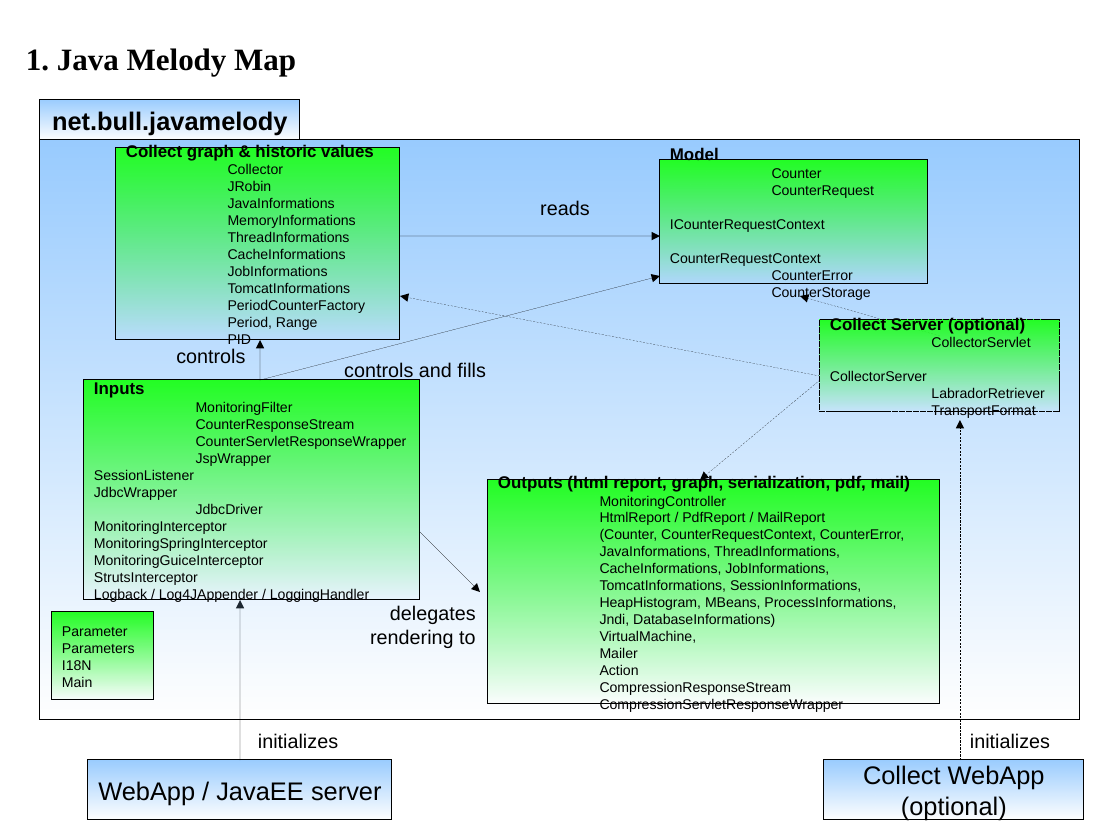
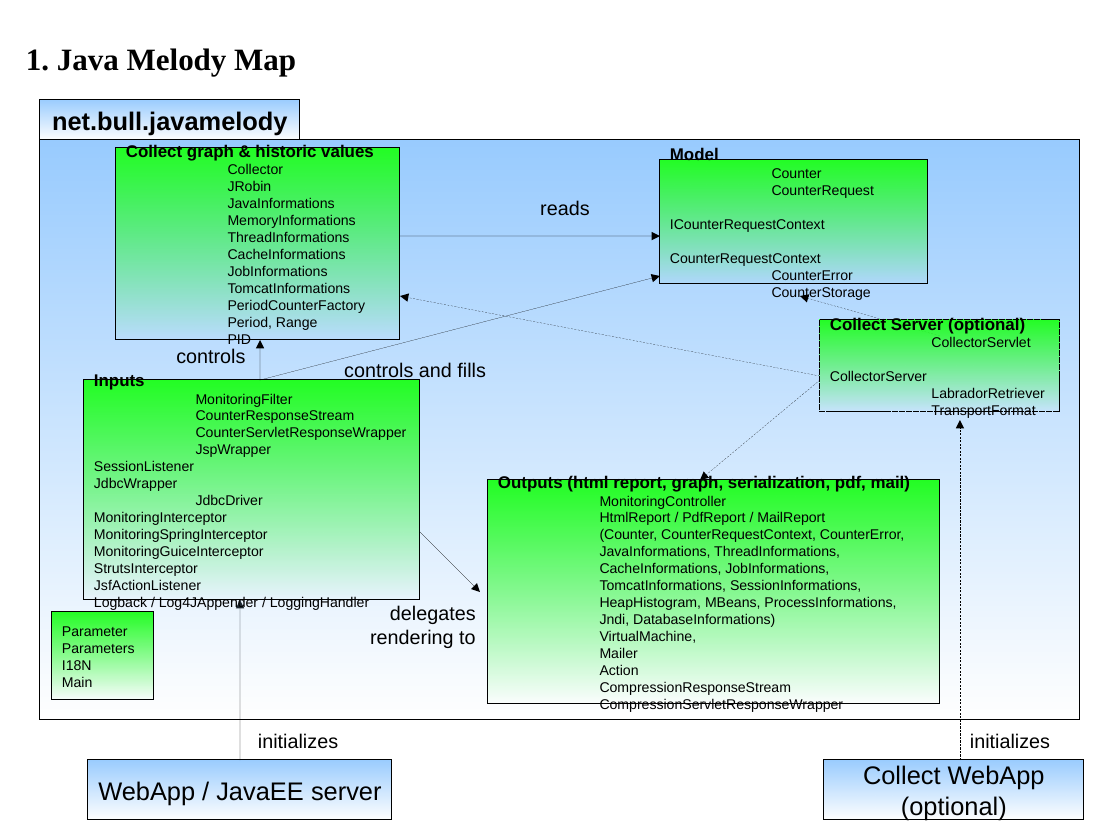
Before and after one commit to saschagrebe/javamelody, a slide deck: slide 1 of javamelody-core/src/site/resources/Map.odp. Drawn at 1120x840 pixels with LibreOffice and Linux fonts; fonts in the diff are those of the drawing. Boxes give left, top, right and bottom in pixels: in the first picture for what was removed or moved away, otherwise in the second. Text is boxed around its words. In the diff, an @@ line names an element or a change of style, - is before the commit and + after.

Commit message:
ajout JsfActionListener et dépendance javax.faces

```diff
--- a/javamelody-core/src/site/resources/Map.odp
+++ b/javamelody-core/src/site/resources/Map.odp
@@ text in rectangle at bbox=[94, 579, 201, 590]: paragraph added @@
+JsfActionListener
```
Also in this commit, not shown: 2 other slides changed.
